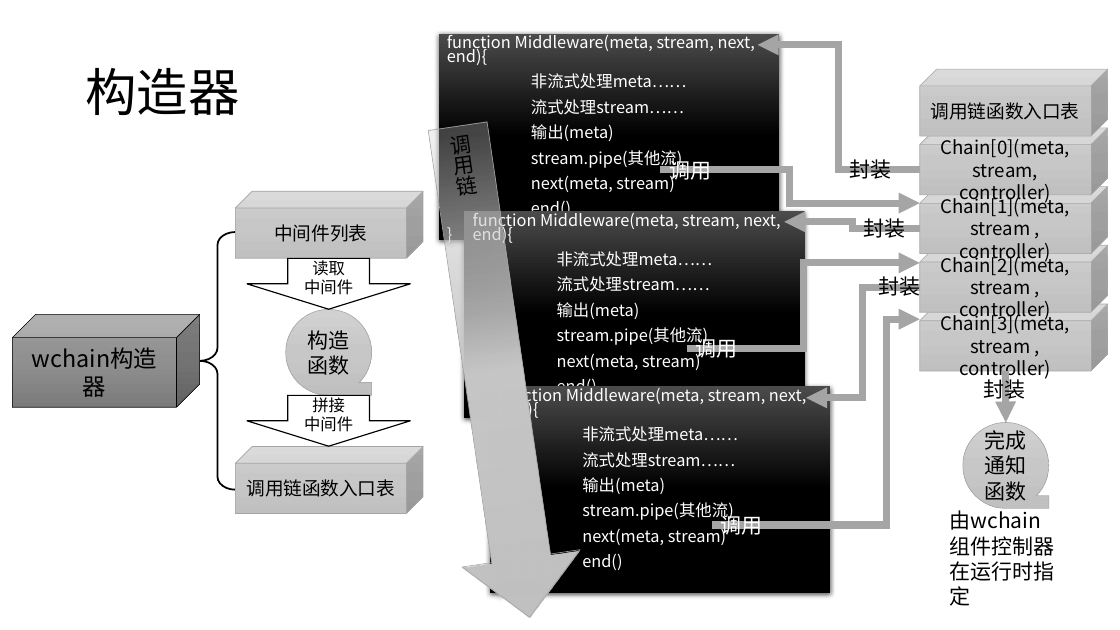
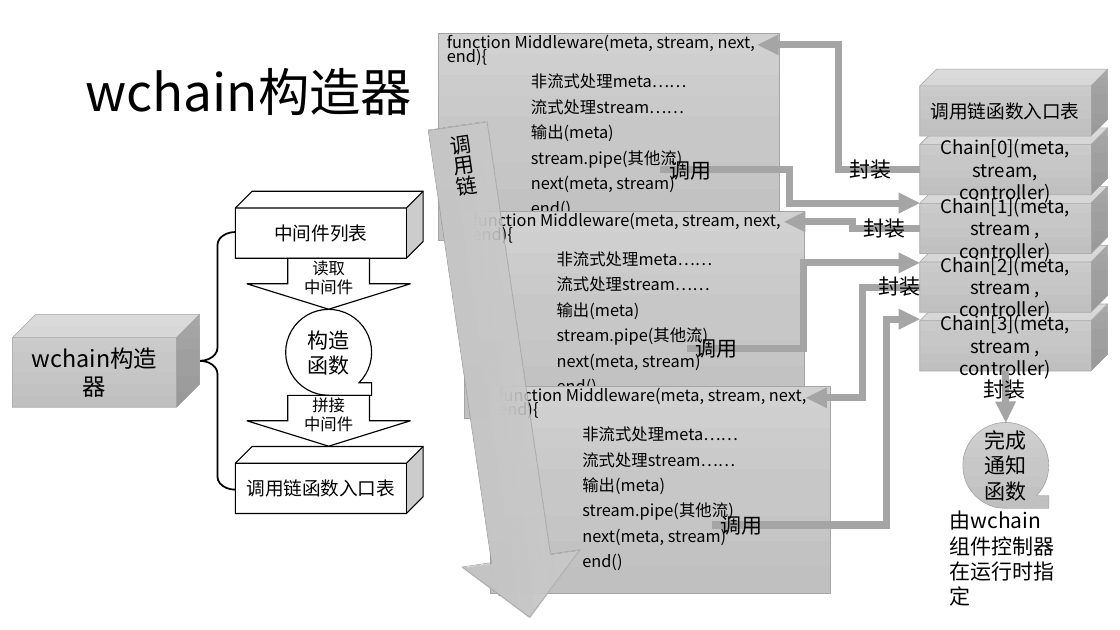
Before and after one commit to WuXiSTC/ArchievesCenter, a slide deck: slide 9 of wchain设计图.pptx. Drawn at 1120x630 pixels with LibreOffice and Linux fonts; fonts in the diff are those of the drawing. Boxes give left, top, right and bottom in pixels: in the first picture for what was removed or moved away, otherwise in the second. Text is boxed around its words. In the diff, an @@ line names an element or a change of style, - is before the commit and + after.

```diff
--- a/wchain设计图.pptx
+++ b/wchain设计图.pptx
@@ title at [85, 68, 412, 115]: text changed @@
-构造器
+wchain构造器
@@ cube "wchain构造器" at [13, 314, 200, 408]: fill gradient #9D9D9D to #909090 to #7C7C7C to gradient #D2D2D2 to #C8C8C8 to #C0C0C0; outline #000000 0.5 pt to #A5A5A5 0.5 pt @@
@@ fill gradient #D2D2D2 to #C8C8C8 to #C0C0C0 to #FFFFFF; outline #A5A5A5 0.5 pt to #000000 1 pt in 3 elements at [235, 192, 423, 259], [235, 447, 423, 514], [286, 309, 371, 395] @@
@@ text colour #FFFFFF to #000000; fill gradient #4B4B4B to #000000 to gradient #D2D2D2 to #C8C8C8 to #C0C0C0; outline none to #A5A5A5 0.5 pt; shadow off in 3 elements at [439, 34, 779, 240], [465, 211, 805, 418], [490, 386, 830, 593] @@
@@ text colour #FFFFFF to #000000 in 3 elements at [669, 157, 711, 183], [695, 335, 737, 361], [721, 512, 763, 538] @@
```
Also in this commit, not shown: 5 other slides changed, 1 other file.
